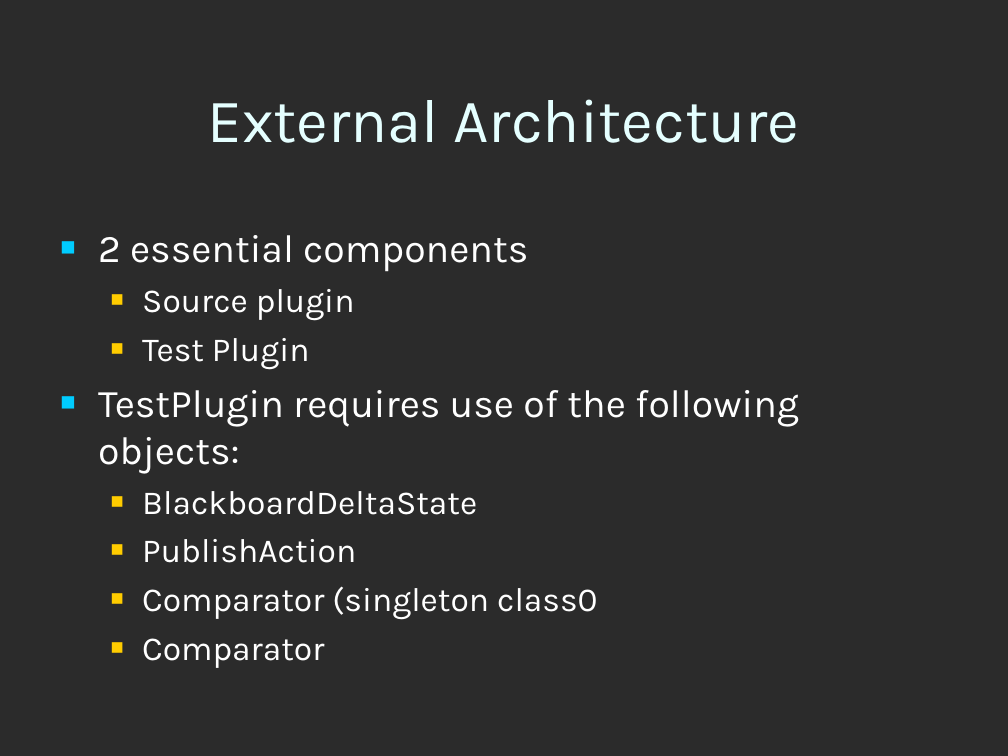
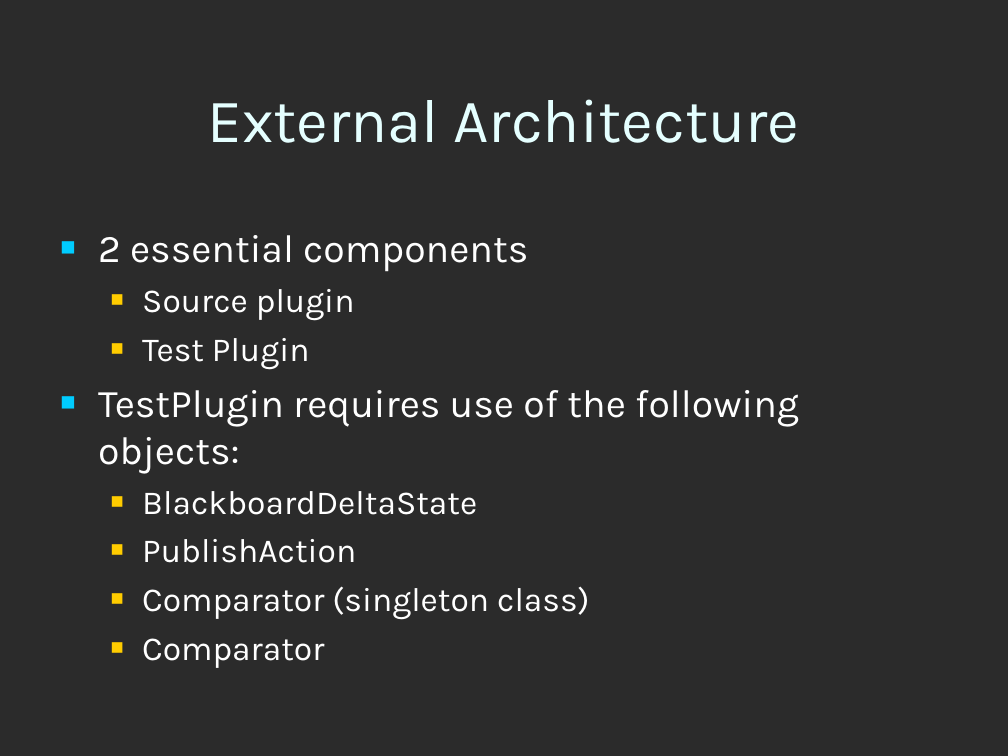
Before and after one commit to codeaudit/cougaar-cougaarunit, a slide deck: slide 12 of CougaarUnit/Cougaar Test Framework.ppt. Drawn at 1008x756 pixels with LibreOffice and Linux fonts; fonts in the diff are those of the drawing; background and template pictures are left out; a plain dark background stands for a picture behind light text. Boxes give left, top, right and bottom in pixels: in the first picture for what was removed or moved away, otherwise in the second. Text is boxed around its words. In the diff, an @@ line names an element or a change of style, - is before the commit and + after.

```diff
--- a/CougaarUnit/Cougaar Test Framework.ppt
+++ b/CougaarUnit/Cougaar Test Framework.ppt
@@ text at (142, 586, 589, 620): text changed @@
-  ■ Comparator (singleton class0
+  ■ Comparator (singleton class)
```
Also in this commit, not shown: 10 other files.
